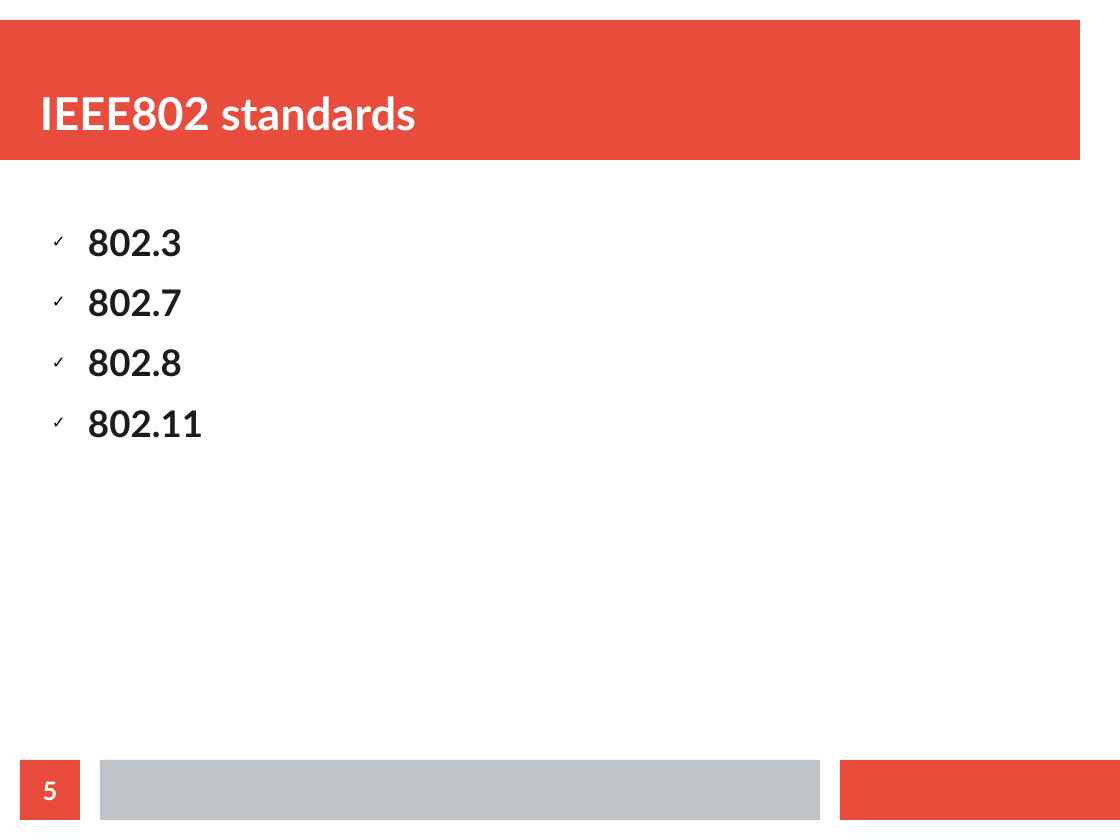
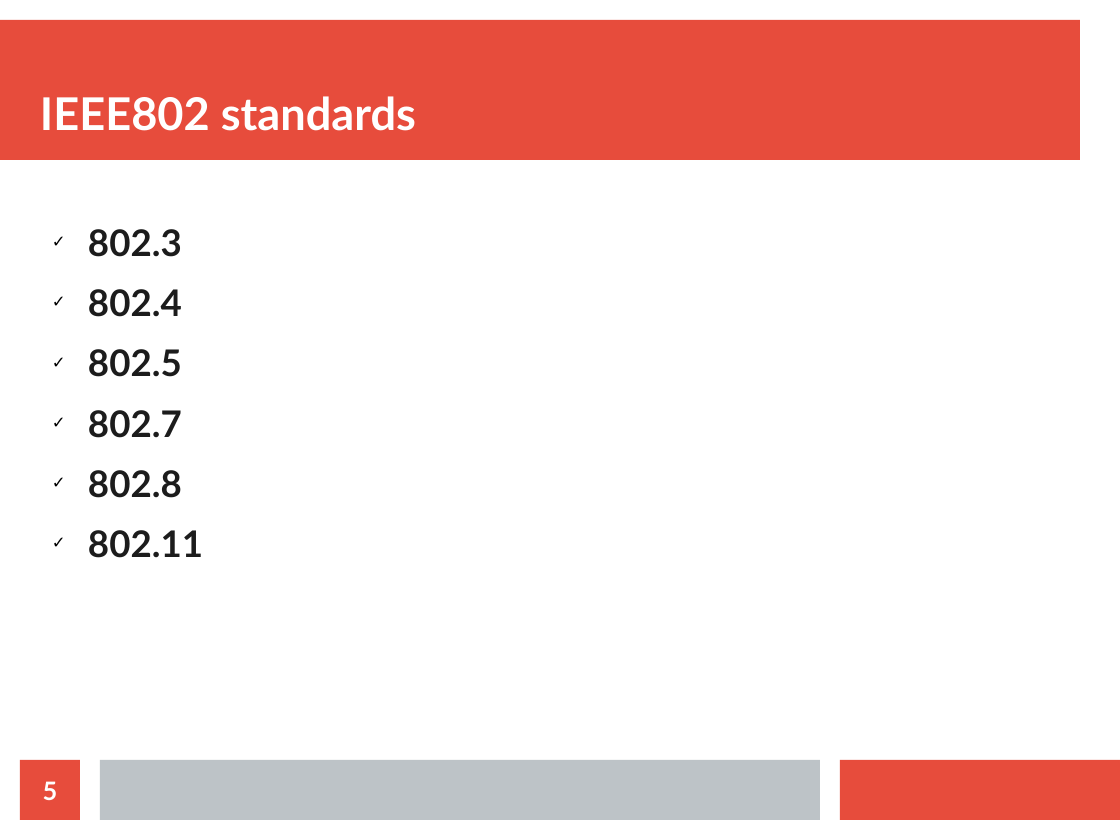
Before and after one commit to kanhaji/CN_Presentation_Section_C, a slide deck: slide 5 of CN PRESENTATION.odp. Drawn at 1120x840 pixels with LibreOffice and Linux fonts; fonts in the diff are those of the drawing. Boxes give left, top, right and bottom in pixels: in the first picture for what was removed or moved away, otherwise in the second. Text is boxed around its words. In the diff, an @@ line names an element or a change of style, - is before the commit and + after.

```diff
--- a/CN PRESENTATION.odp
+++ b/CN PRESENTATION.odp
@@ text at [88,289,182,377]: paragraphs added @@
+✓ 802.4
+✓ 802.5
```
Also in this commit, not shown: 1 other slide changed, 1 slide added.
